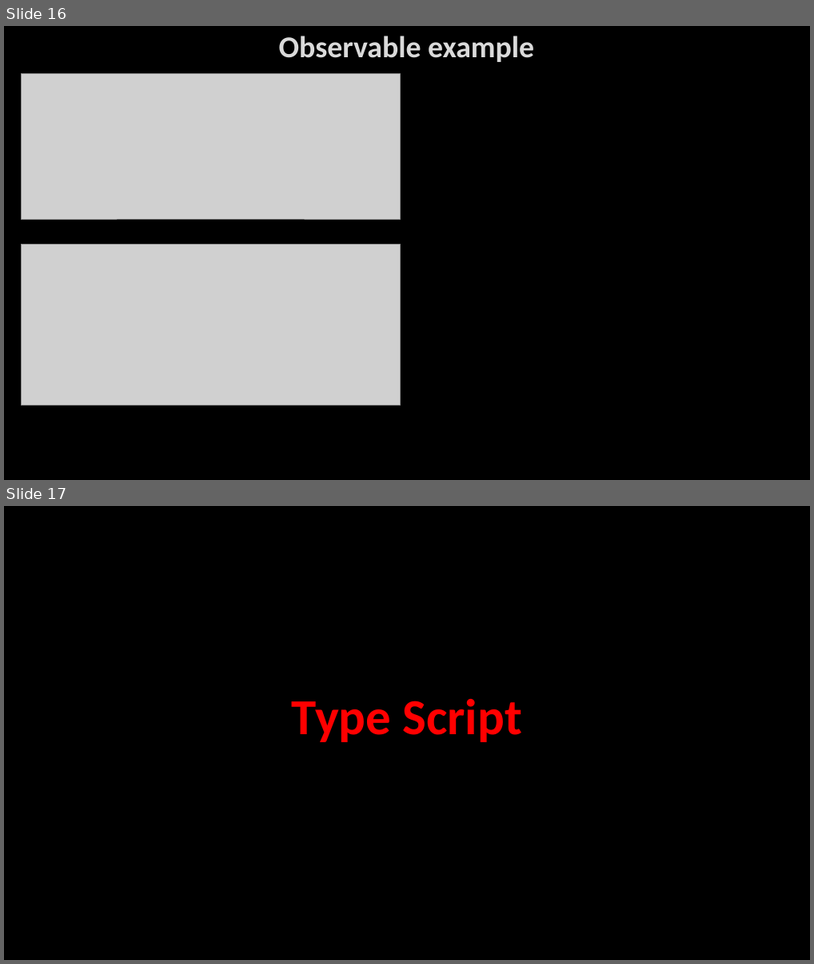
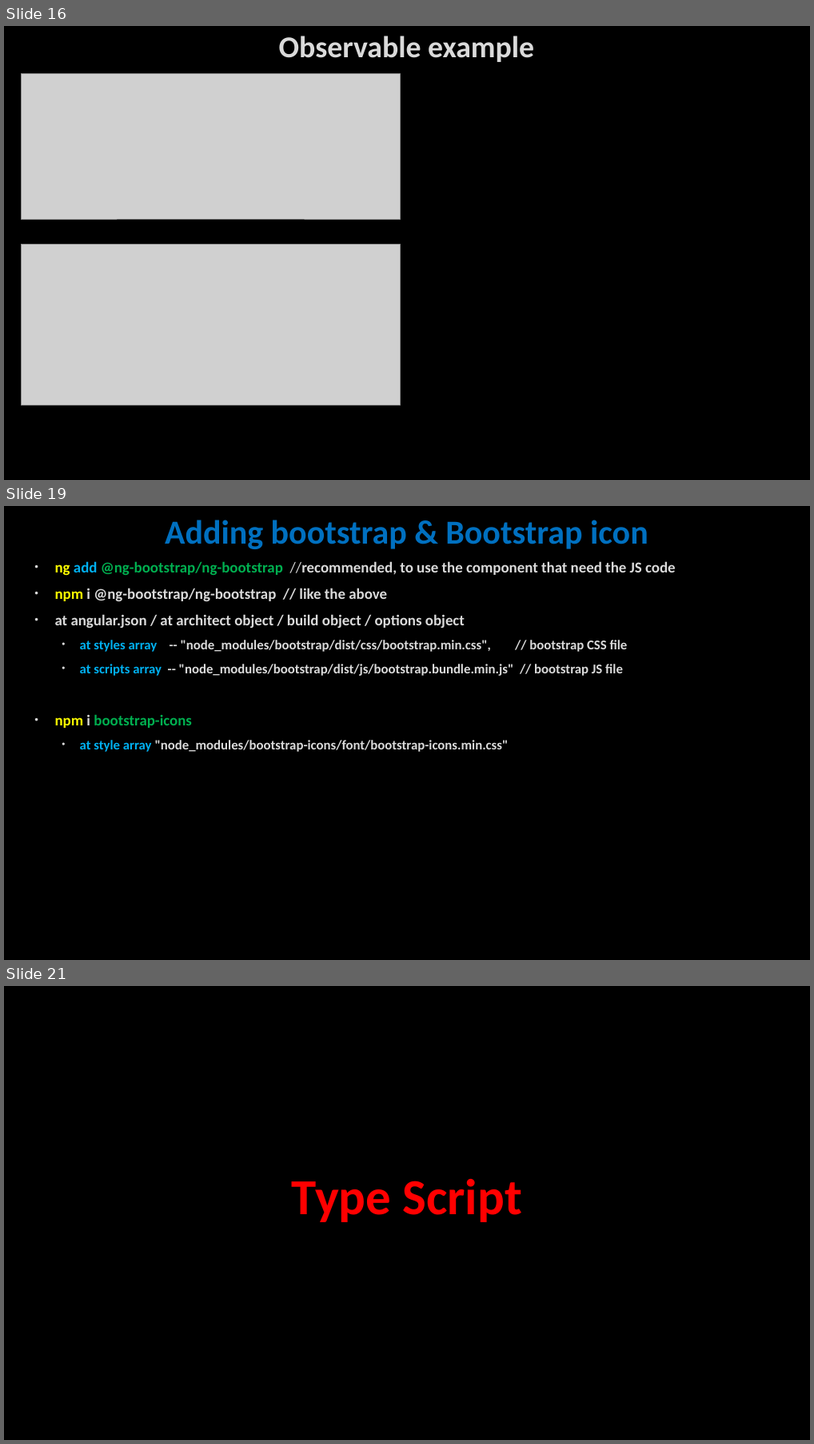
Before and after one commit to AhmedMohamedSamir1/Summary, a slide deck: Angular & type script/Angular.pptx. Shown one above the other, each under a label of ours: slides 16 and 17 before the commit, slides 16, 19 and 21 after it; the slides between them are not shown. The pictures are 814x964 and 814x1444 pixels, drawn with LibreOffice and Linux fonts; fonts in the diff are those of the drawing; grey boxes stand for pictures; background and template pictures are left out. Boxes give left, top, right and bottom in pixels: in the first picture for what was removed or moved away, otherwise in the second. Text is boxed around its words. In the diff, an @@ line names an element or a change of style, - is before the commit and + after.

```diff
--- a/Angular & type script/Angular.pptx
+++ b/Angular & type script/Angular.pptx
@@ slide 19 added at (4,506,810,960), background picture (left out) @@
@@ title added at (165,520,649,549), 40 pt, text #0070C0, bold @@
+Adding bootstrap & Bootstrap icon
@@ text added at (55,561,676,752), 16 pt, text #DADADA, bold @@
+• ng add @ng-bootstrap/ng-bootstrap //recommended, to use the component that need the JS code
+• npm i @ng-bootstrap/ng-bootstrap // like the above
+• at angular.json / at architect object / build object / options object
+  • at styles array -- "node_modules/bootstrap/dist/css/bootstrap.min.css", // bootstrap CSS file
+  • at scripts array -- "node_modules/bootstrap/dist/js/bootstrap.bundle.min.js" // bootstrap JS file
+• npm i bootstrap-icons
+  • at style array "node_modules/bootstrap-icons/font/bootstrap-icons.min.css"
@@ what was slide 17 is now slide 21 @@
```
Also in this commit, not shown: 1 slide changed, 3 other slides added, 2 other files.
